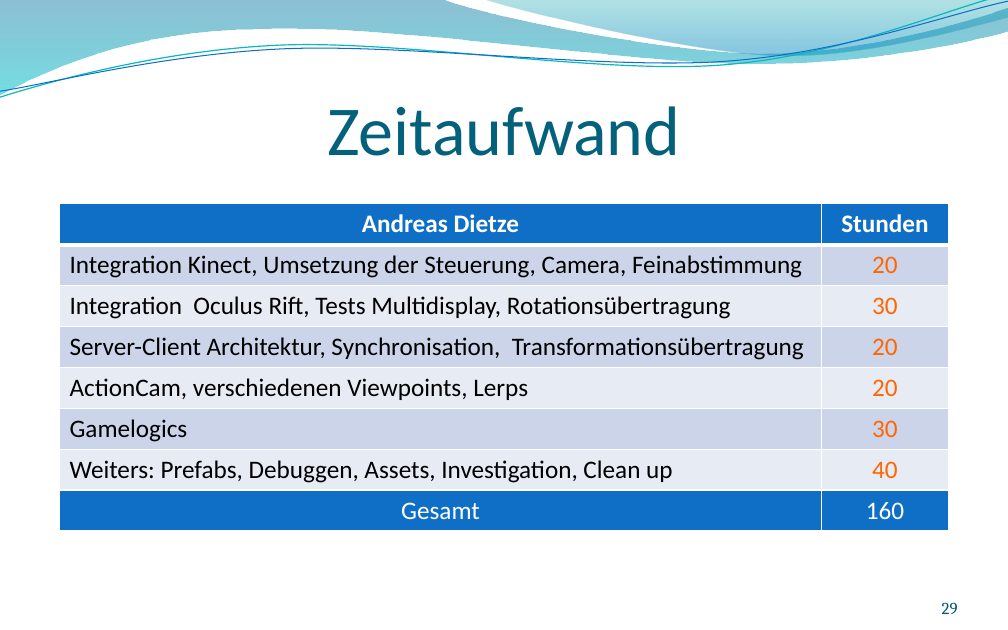
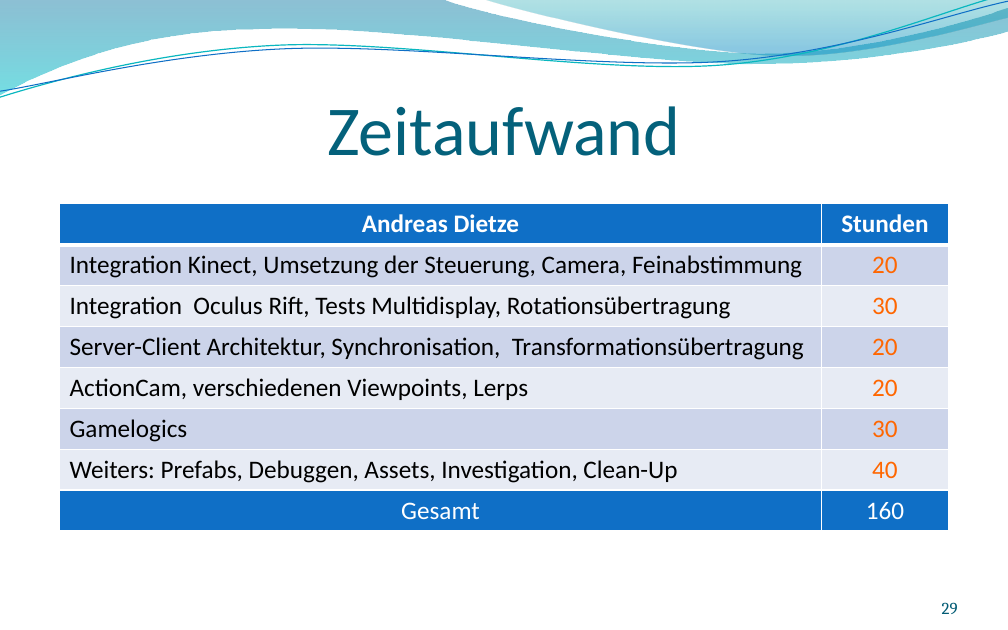
Before and after one commit to andreasdietze/Rift-Wingsuit, a slide deck: slide 29 of Präsentationen/Finale Präsentation/Finale-Präsentation-Rift-Wingsuit.pptx. Drawn at 1008x630 pixels with LibreOffice and Linux fonts; fonts in the diff are those of the drawing; background and template pictures are left out. Boxes give left, top, right and bottom in pixels: in the first picture for what was removed or moved away, otherwise in the second. Text is boxed around its words. In the diff, an @@ line names an element or a change of style, - is before the commit and + after.

```diff
--- a/Präsentationen/Finale Präsentation/Finale-Präsentation-Rift-Wingsuit.pptx
+++ b/Präsentationen/Finale Präsentation/Finale-Präsentation-Rift-Wingsuit.pptx
@@ table at (x1=59, y1=204, x2=949, y2=530) @@
-row 7, column 1: Weiters: Prefabs, Debuggen, Assets, Investigation, Clean up
+row 7, column 1: Weiters: Prefabs, Debuggen, Assets, Investigation, Clean-Up
```
Also in this commit, not shown: 5 other slides changed, 1 other file.
